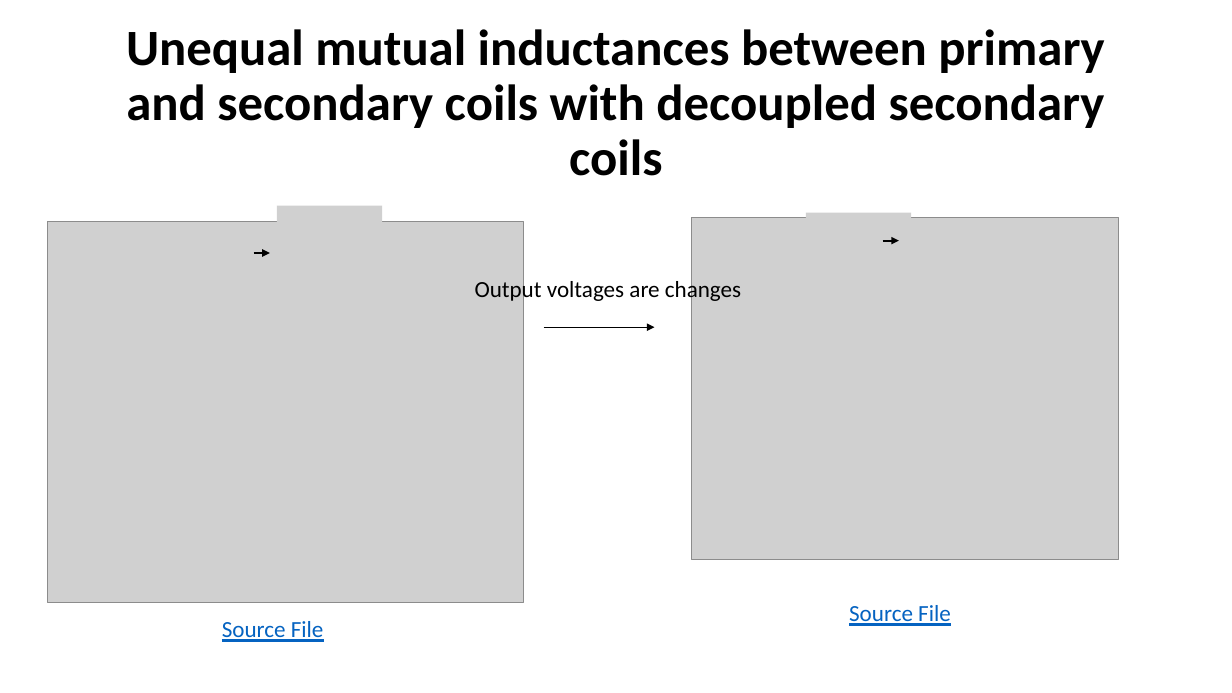
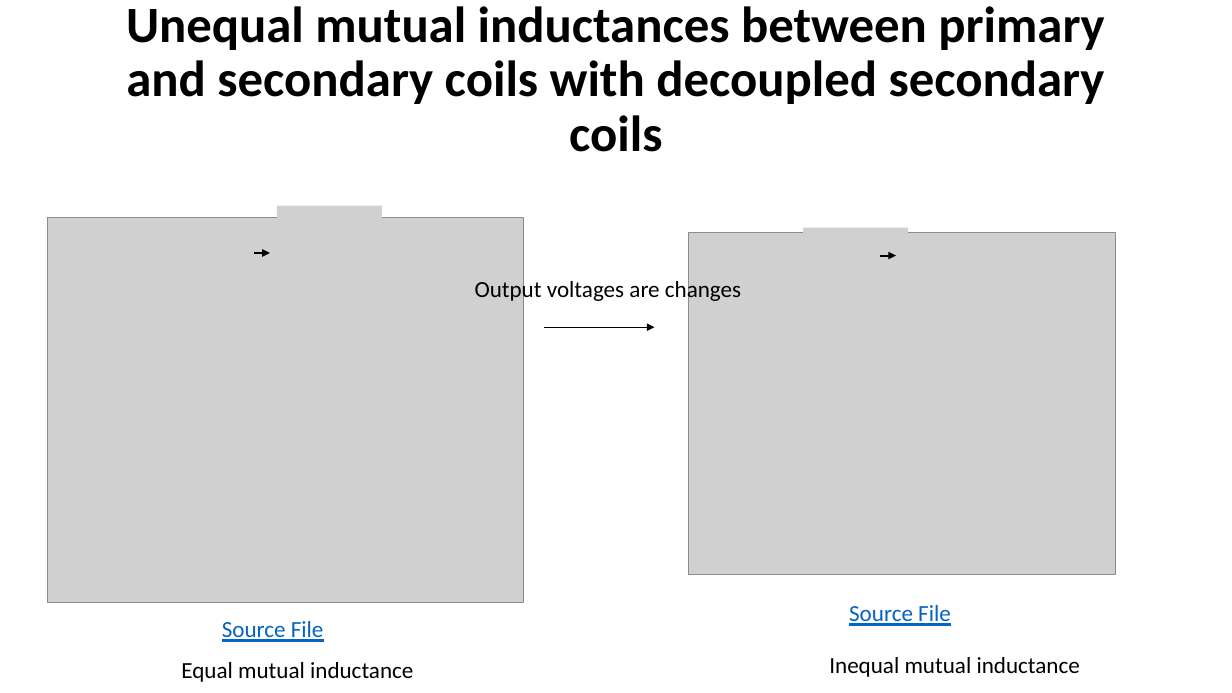
Before and after one commit to EnesAyaz/Studies, a slide deck: slide 5 of Reports/WPT/Analytical Modelling.pptx. Drawn at 1232x693 pixels with LibreOffice and Linux fonts; fonts in the diff are those of the drawing; grey boxes stand for pictures. Boxes give left, top, right and bottom in pixels: in the first picture for what was removed or moved away, otherwise in the second. Text is boxed around its words. In the diff, an @@ line names an element or a change of style, - is before the commit and + after.

```diff
--- a/Reports/WPT/Analytical Modelling.pptx
+++ b/Reports/WPT/Analytical Modelling.pptx
@@ title "Unequal mutual inductances between primary ...": place and size @@
-title "Unequal mutual inductances between primary ..." at (126,29,1105,176)
+title "Unequal mutual inductances between primary ..." at (126,6,1105,152)
@@ picture: place and size @@
-picture at (47,222,523,603)
+picture at (47,217,523,602)
@@ picture: place and size @@
-picture at (691,217,1118,559)
+picture at (689,233,1116,575)
@@ 2 pictures, 1 arrow: place and size @@
-2 pictures, 1 arrow at (806,213,1006,265)
+2 pictures, 1 arrow at (803,227,1002,280)
@@ text added at (829,657,1080,677), 18 pt, text #000000 @@
+Inequal mutual inductance
@@ text added at (181,662,413,682), 18 pt, text #000000 @@
+Equal mutual inductance
```
Also in this commit, not shown: 3 other slides changed, 9 other files.
